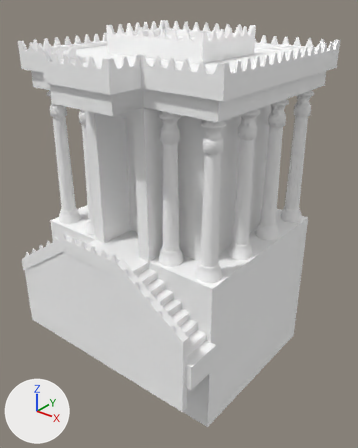
A saved change to the glTF model assets/models/buildings/pers_temple_1.glb.
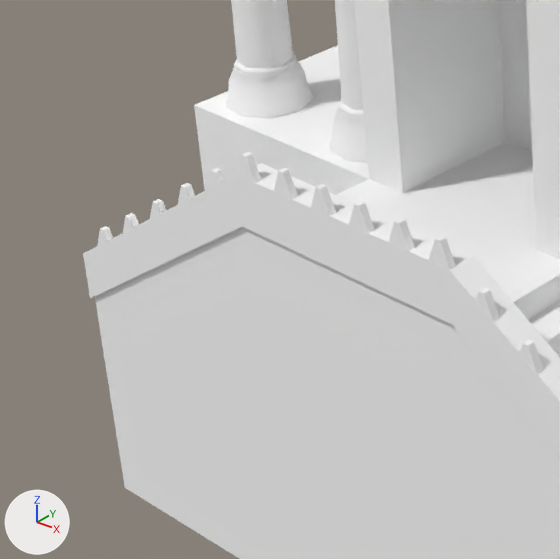
Old and new are each drawn whole from a 50 mm lens placed at (23.4, -28.2, 21.7), pointed at (1.0, -0.1, 4.3) and again close up on the part from 0% to 41% of the width and 43% to 75% of the height. Every picture has the same lights, and +X, +Y and +Z are marked at lower left. The last two pictures show the newer version. Vertices at exactly the same position are counted once.

The first close-up shows 'Building'.
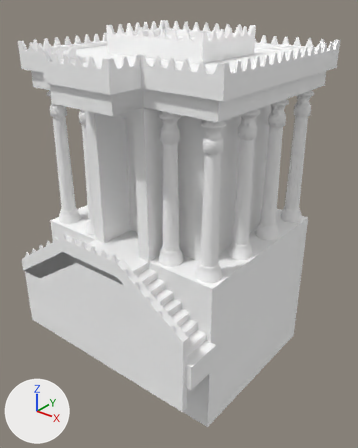
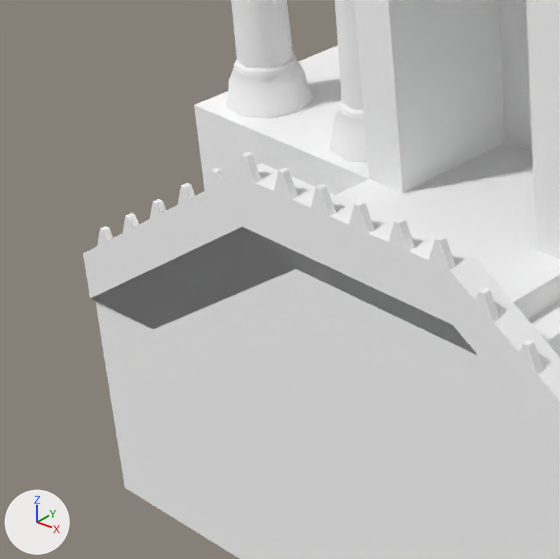
The change, as a list of edits to the scene's bpy script:
```text
Change me_b:
    used by ob_building; location = (0.0, 0.0, 0.0)
    remove me_b.from_pydata(...)  # 4110 vertices, 6500 faces; spans x -8.7..8.9, y -8.9..8.6, z -8.3..19.0
    add me_b.from_pydata(...)  # 5492 vertices, 7458 faces; spans x -8.7..8.9, y -8.9..8.6, z -8.3..19.0
    me_b part 1: 1374 vertices added at x -8.7..8.9, y -8.9..8.6, z 0.6..18.4
    other edits to the shape of me_b do not show in these pictures
```

Where the change shows, as pixel boxes (x1, y1, x2, y2) in the close-ups (560 x 559 px):
part 1 of me_b, added: after (90, 0, 541, 431)
